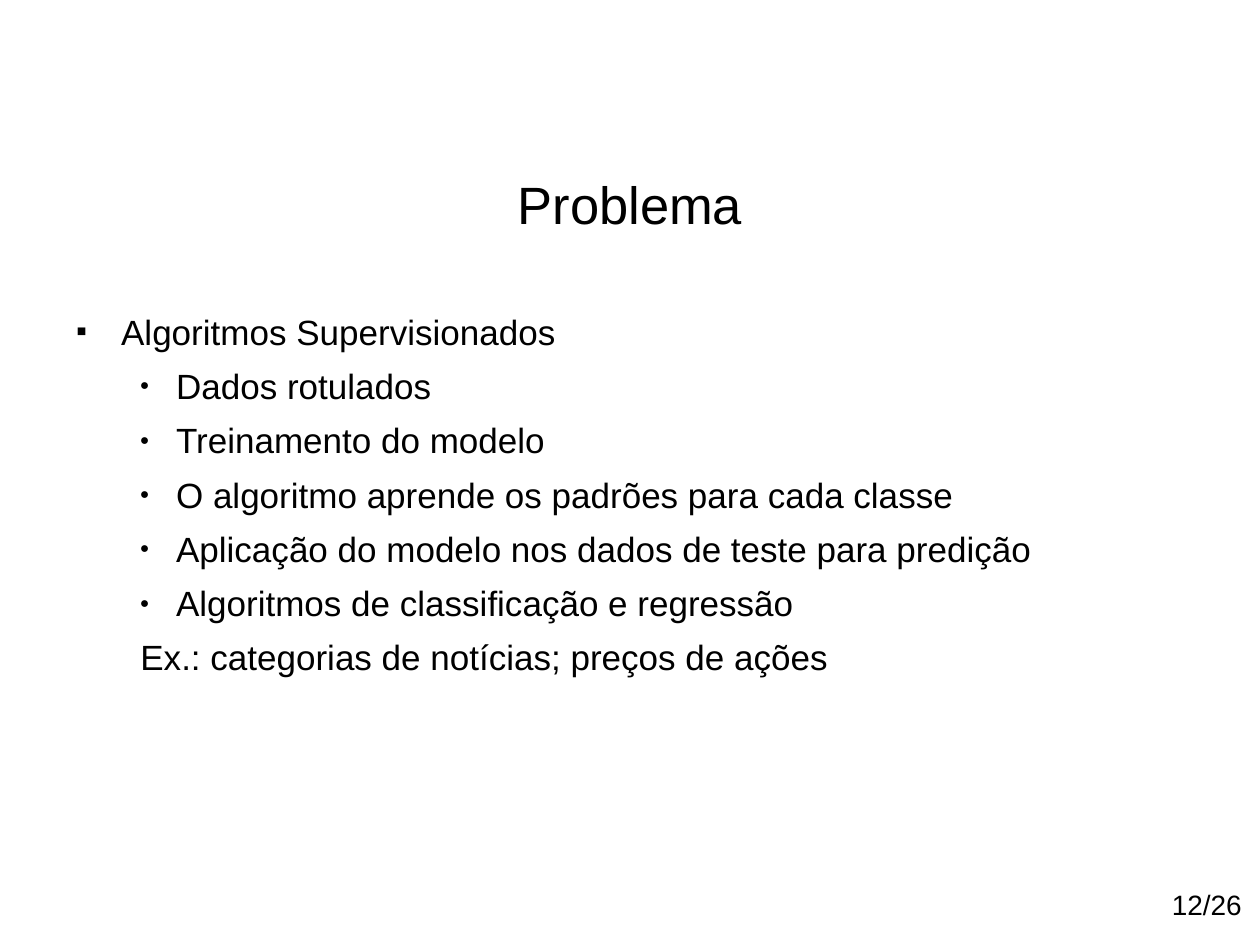
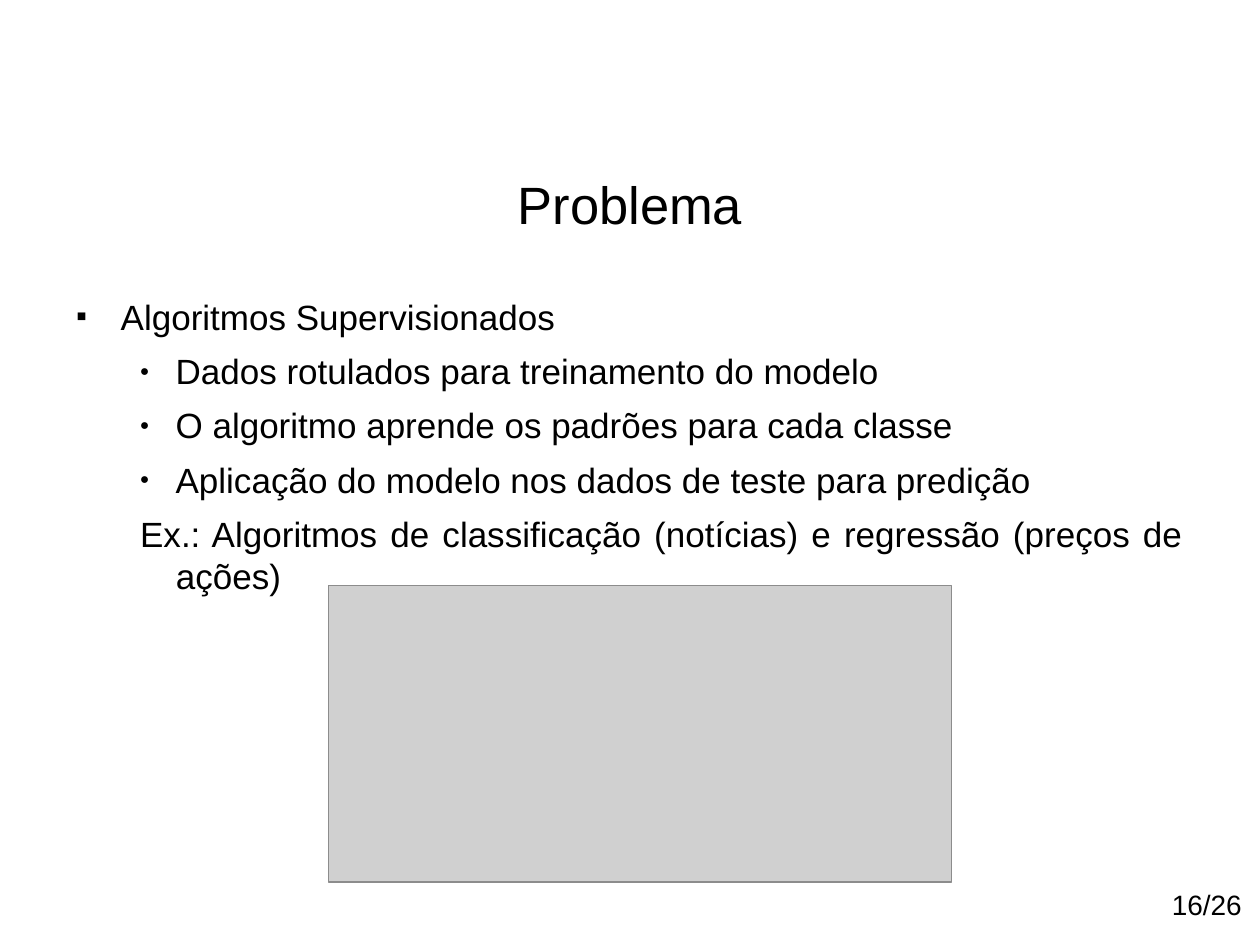
Before and after one commit to paulohq/apresentacao-NLP, a slide deck: slide 17 of apresentacao-mineracao-de-sugestoes.ppt. Drawn at 1260x945 pixels with LibreOffice and Linux fonts; fonts in the diff are those of the drawing; grey boxes stand for pictures; background and template pictures are left out. Boxes give left, top, right and bottom in pixels: in the first picture for what was removed or moved away, otherwise in the second. Text is boxed around its words. In the diff, an @@ line names an element or a change of style, - is before the commit and + after.

```diff
--- a/apresentacao-mineracao-de-sugestoes.ppt
+++ b/apresentacao-mineracao-de-sugestoes.ppt
@@ text "Algoritmos Supervisionados": place and size @@
-text "Algoritmos Supervisionados" at [121,319,1030,677]
+text "Algoritmos Supervisionados" at [121,304,1182,596]
@@ text at [121,304,1030,499]: indent changed @@
@@ text at [176,358,879,391]: text changed @@
-  ● Dados rotulados
-  ● Treinamento do modelo
+  ● Dados rotulados para treinamento do modelo
@@ text at [140,521,1182,596]: text changed @@
-  ● Algoritmos de classificação e regressão
-  Ex.: categorias de notícias; preços de ações
+  Ex.: Algoritmos de classificação (notícias) e regressão (preços de ações)
@@ picture added at [329,586,951,882] @@
@@ text at [1172,894,1242,916]: text changed @@
-12/26
+16/26
```
Also in this commit, not shown: 26 other slides changed, 2 slides removed, 10 other files.
